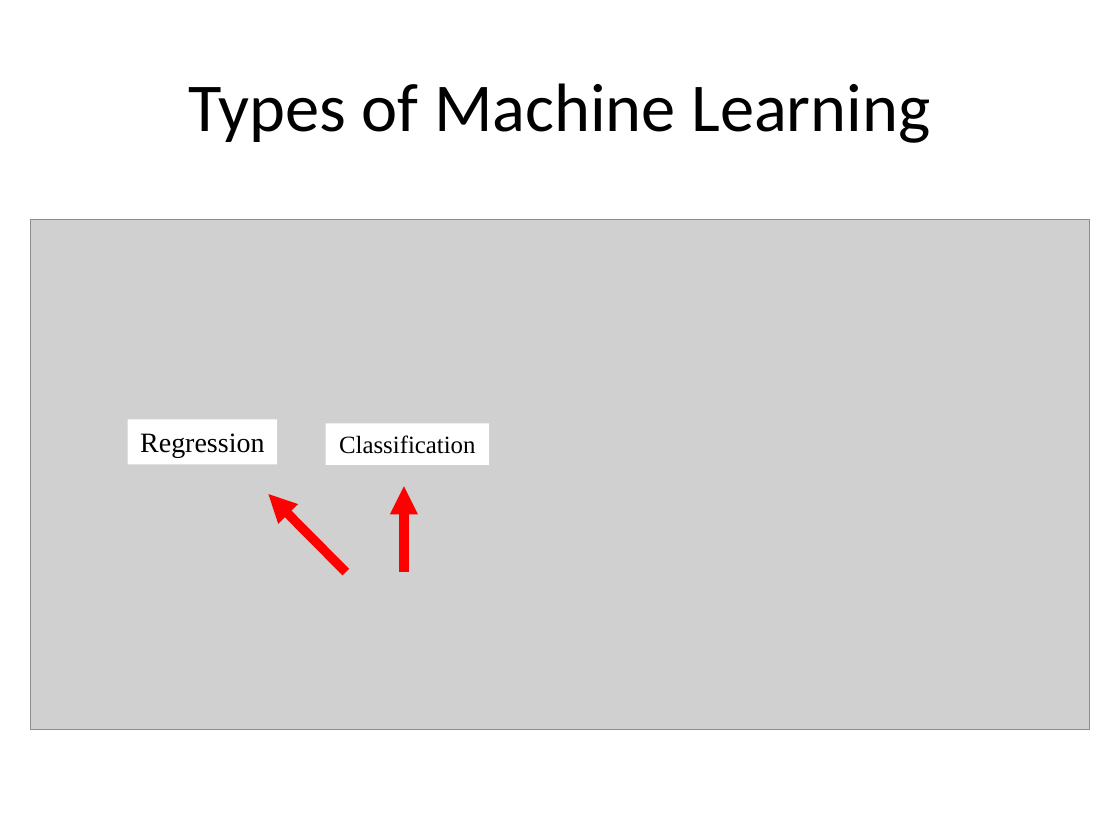
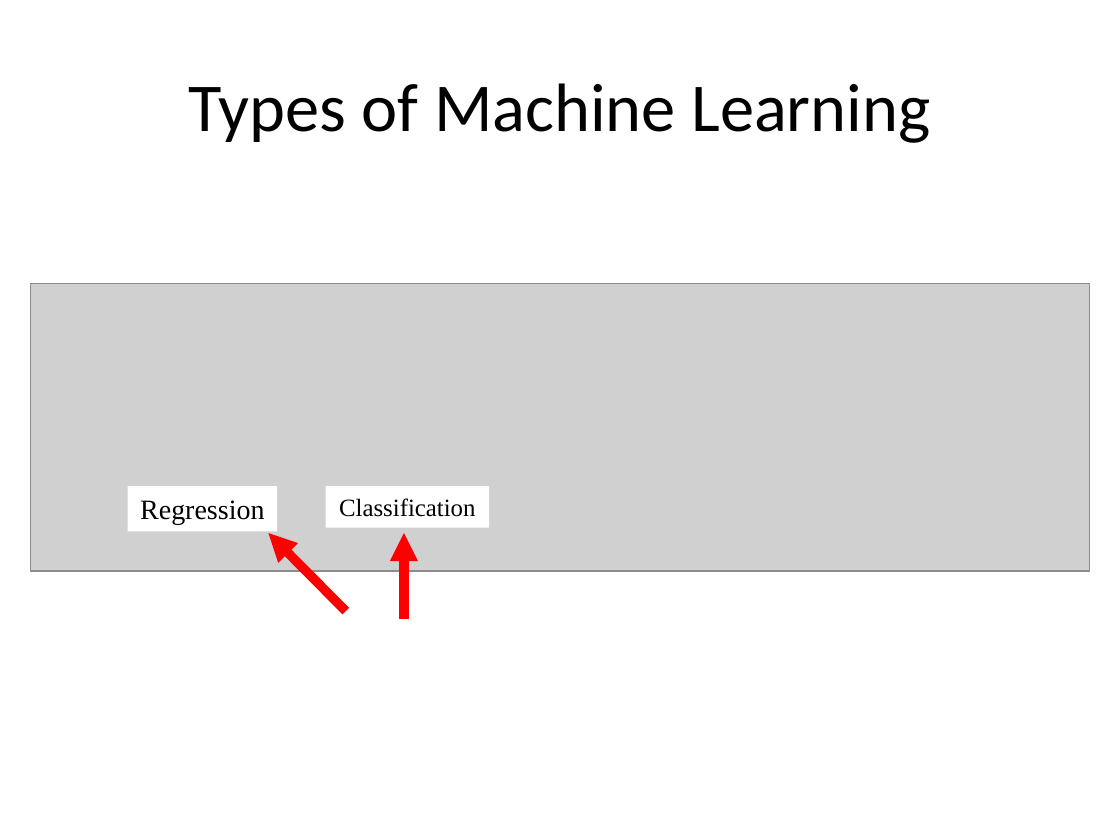
Before and after one commit to aloksharma1993/techfest-ml-tutorial, a slide deck: slide 5 of Techfest_ML.pptx. Drawn at 1120x840 pixels with LibreOffice and Linux fonts; fonts in the diff are those of the drawing; grey boxes stand for pictures. Boxes give left, top, right and bottom in pixels: in the first picture for what was removed or moved away, otherwise in the second. Text is boxed around its words. In the diff, an @@ line names an element or a change of style, - is before the commit and + after.

```diff
--- a/Techfest_ML.pptx
+++ b/Techfest_ML.pptx
@@ picture resized from (x1=30, y1=220, x2=1090, y2=730) to (x1=30, y1=283, x2=1090, y2=571) @@
@@ rectangle "Regression" moved from (x1=128, y1=419, x2=277, y2=464) to (x1=128, y1=486, x2=277, y2=531) @@
@@ rectangle "Classification" moved from (x1=326, y1=423, x2=489, y2=465) to (x1=326, y1=486, x2=489, y2=528) @@
@@ arrow moved from (346, 572) - (269, 494) to (346, 612) - (269, 533) @@
@@ arrow moved from (404, 572) - (404, 486) to (404, 619) - (404, 533) @@
```
Also in this commit, not shown: 11 other slides changed, 3 slides added.
